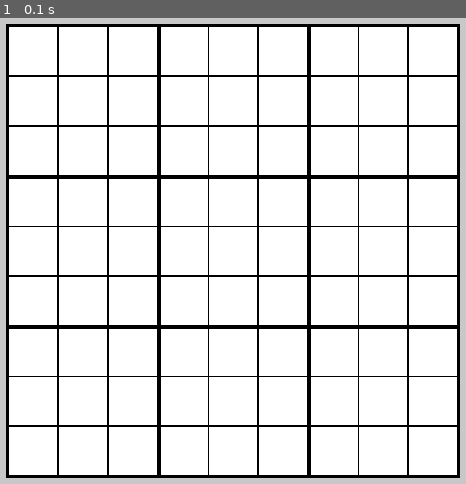
Above: before the commit, frame 1.
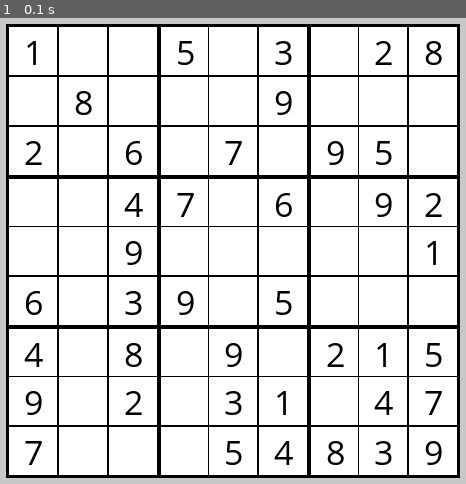
Above: after the commit, the same moment.

Repository: aditya-sahai/Sudoku-Game
Game: pygame game, started from GameWindow.py
Same seed, same stepped clock (60 frames per second), same inputs: the game is played once before the commit and once after it.
Inputs:
- Up to frame 1 (0.1 s): no input

The runs differ from the first frame. In frame 1, 3.3% of the frame differs, in the area x 5-95%, y 4-96%.

Commit message:
Displaying Numbers In The Grid

Diff:
--- a/GameWindow.py
+++ b/GameWindow.py
@@ -48,6 +48,10 @@
 
                 pygame.draw.rect(self.sudoku_surface, (255, 255, 255), num_dict["rect"])
                 pygame.draw.rect(self.sudoku_surface, num_dict["color"], num_dict["rect"], 1)
+                text = self.settings.write_center_text(num_dict["value"], num_dict["rect"])
+
+                if num_dict["value"] != 0:
+                    self.sudoku_surface.blit(text["text"], text["rect"])
 
 
     def draw_window(self):
@@ -81,3 +85,9 @@
 if __name__ == "__main__":
     Game = GameWindow("easy")
     Game.main()
+
+    Game = GameWindow("medium")
+    Game.main()
+
+    Game = GameWindow("hard")
+    Game.main()
--- a/PygameConfig.py
+++ b/PygameConfig.py
@@ -19,6 +19,19 @@
         self.SUDOKU_Y = self.HEIGHT - self.BLOCK_SIZE - self.SUDOKU_HEIGHT
 
         self.BACKGROUND_COLOR = (200, 200, 200)
+        self.font = pygame.font.SysFont("comicsansms", 36)
+
+    def write_center_text(self, text, rect):
+        """Writes the given text at the center of the given rect"""
+
+        rendered_text = self.font.render(str(text).strip(), True, (0, 0, 0))
+        text_rect = rendered_text.get_rect()
+        text_rect.center = rect.center
+
+        return {
+            "text": rendered_text,
+            "rect": text_rect,
+        }
 
 
 if __name__ == "__main__":
--- a/SudokuGenerator.py
+++ b/SudokuGenerator.py
@@ -99,6 +99,19 @@
         while not self.is_solved:
             self.find_pos_value()
 
+    def get_random_pos(self):
+        """Returns row, col where the value has not been removed."""
+
+        row = randint(0, 8)
+        col = randint(0, 8)
+
+        if (row, col) not in self.pos_num_removed:
+            self.pos_num_removed.append((row, col))
+            return (row, col)
+
+        else:
+            return self.get_random_pos()
+
     def remove_values(self, difficulty):
         """Removes some values. The number of values removed depend on the difficulty."""
 
@@ -108,11 +121,11 @@
             "hard": 60,
         }
 
-        num_values_removed = difficulty_remove_num_dict[difficulty]
-        for _ in range(num_values_removed):
-            row = randint(0, 8)
-            col = randint(0, 8)
+        self.num_values_removed = difficulty_remove_num_dict[difficulty]
+        self.pos_num_removed = []
 
+        for _ in range(self.num_values_removed):
+            row, col = self.get_random_pos()
             self.grid[row][col] = 0
 
 
